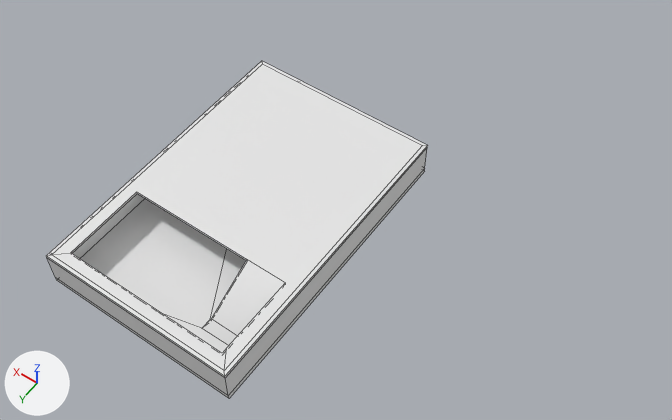
The Blender file Assets/Models/Buildings/DevBuilding/DevBuilding.blend as it was, and as the next commit left it.
Before and after are seen from a 50 mm camera at (-37.4, 33.3, 68.7) aimed at (-8.7, -6.9, 5.6). Arrows for +X, +Y and +Z are at lower left; the lights stay in place. Mesh edges are drawn as thin lines.

Script lines for the objects in view, before the commit:
```python
me_cube_001 = bpy.data.meshes.new('Cube.001')
me_cube_001.from_pydata(...)  # 48 vertices, 43 faces; spans x -10.0..10.0, y -1.0..2.8, z -10.0..20.0
ob_cube = bpy.data.objects.new('Cube', me_cube_001)
ob_cube.location = (0.0, 0.0, 0.0)
ob_cube.rotation_euler = (1.571, 0.0, 0.0)  # degrees (90, 0, 0)
```
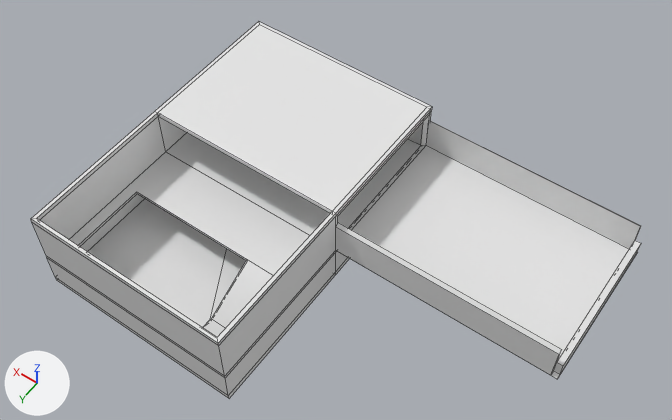
Changed parts and their boxes (x1, y1, x2, y2) in the pictures (672 x 420 px):
'Cube', reshaped (60% wider, 12% taller): before (46, 61, 428, 398); after (31, 21, 641, 398)

Patch to the scene script:
```diff
--- a/Assets/Models/Buildings/DevBuilding/DevBuilding.blend.py
+++ b/Assets/Models/Buildings/DevBuilding/DevBuilding.blend.py
@@ me_cube_001 @@
 # used by ob_cube; location = (0.0, 0.0, 0.0); rotation_euler = (1.571, 0.0, 0.0), in degrees (90, 0, 0)
-me_cube_001.from_pydata(...)  # 48 vertices, 43 faces; spans x -10.0..10.0, y -1.0..2.8, z -10.0..20.0
+me_cube_001.from_pydata(...)  # 110 vertices, 107 faces; spans x -31.4..10.0, y -1.0..8.0, z -10.0..20.0
+# me_cube_001 part 1
+# 12 faces are deleted
+# 24 vertices are added at x -31.4..9.6, y 2.8..8.0, z 5.0..20.0
+# 8 new vertices lie (0.0, 4.8, 0.0) away from vertices in x -10.0..10.0, y 2.8, z -10.0..20.0
+# 10 new vertices lie (0.0, 0.0, -15.0) away from vertices in x -10.0..10.0, y -1.0..7.6, z 20.0
+# 8 new vertices lie (0.0, 0.4, 0.0) away from vertices in x -10.0..10.0, y 7.6, z -10.0..20.0
+# 6 new vertices lie (0.0, 0.0, 14.6) away from vertices in x -9.6..9.6, y 2.8..8.0, z -9.6
+# 6 new vertices lie (20.8, 0.0, 0.0) away from vertices in x -30.8, y 3.1..6.5, z 5.0..20.0
+# 76 new faces join them
```
